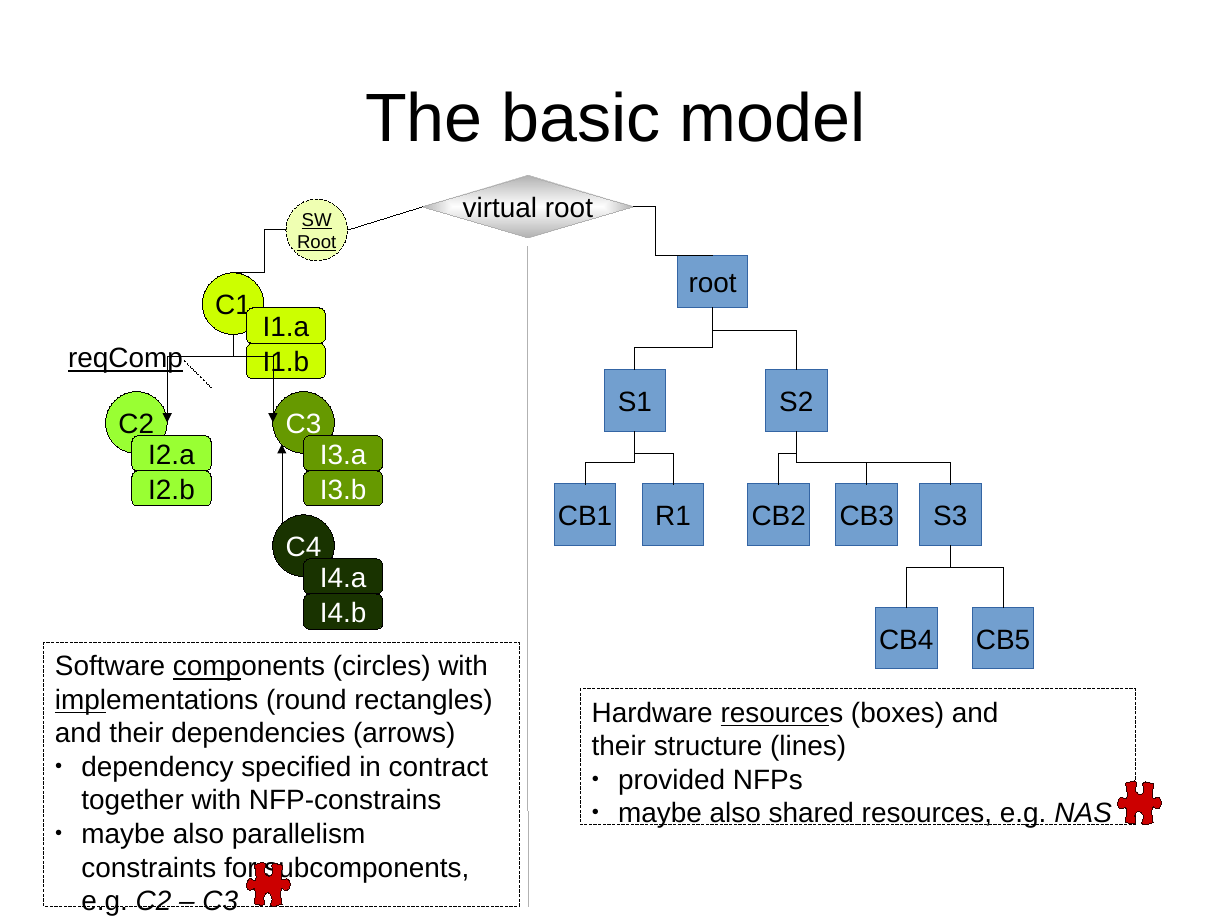
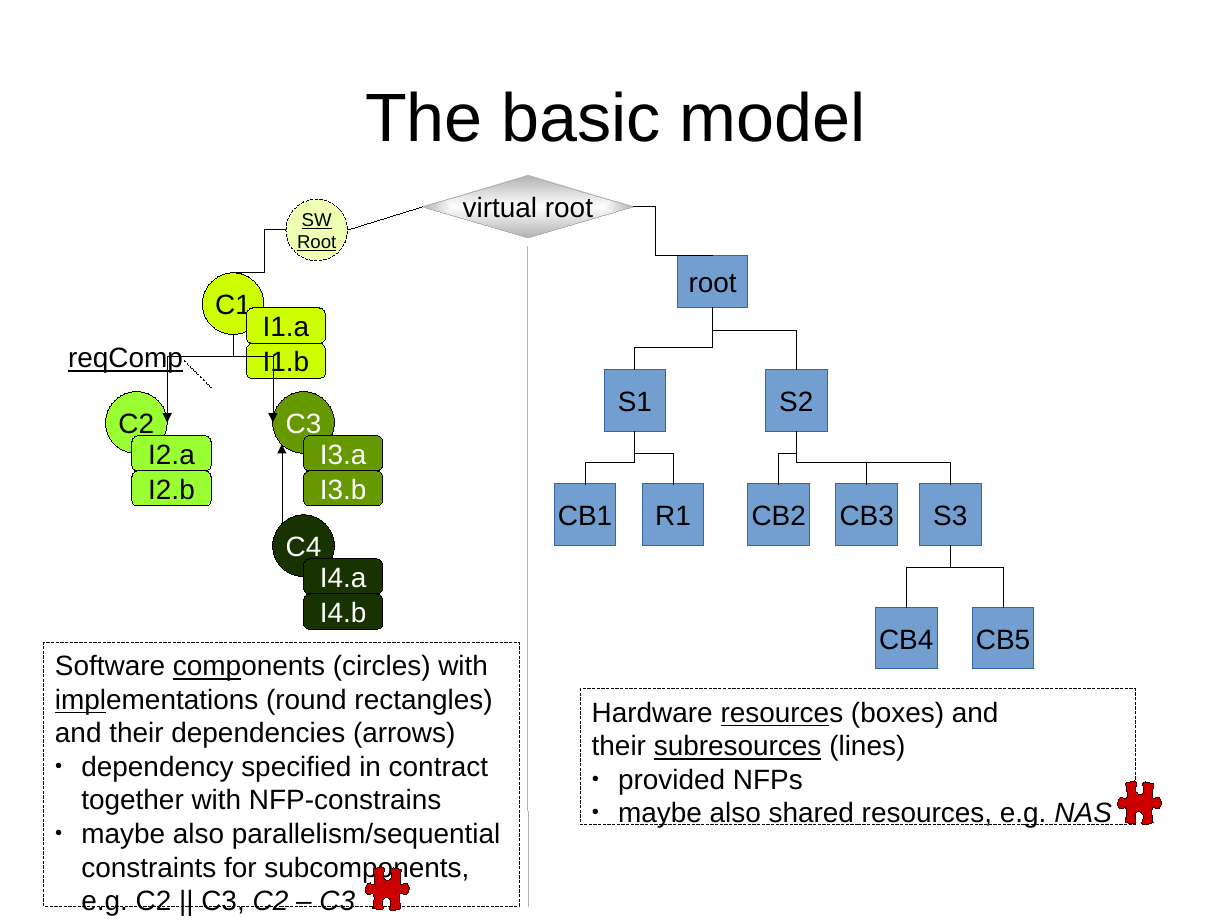
Before and after one commit to rene-schoene/racr-mquat, a slide deck: slide 2 of doc/the-model.odp. Drawn at 1232x924 pixels with LibreOffice and Linux fonts; fonts in the diff are those of the drawing. Boxes give left, top, right and bottom in pixels: in the first picture for what was removed or moved away, otherwise in the second. Text is boxed around its words. In the diff, an @@ line names an element or a change of style, - is before the commit and + after.

```diff
--- a/doc/the-model.odp
+++ b/doc/the-model.odp
@@ text in rectangle at box(592, 734, 905, 760): text changed @@
-their structure (lines)
+their subresources (lines)
@@ text in rectangle at box(81, 822, 501, 915): text changed @@
-● maybe also parallelism
-  constraints for subcomponents,
-  e.g. C2 – C3
+● maybe also parallelism/sequential
+  constraints for subcomponents,
+  e.g. C2 || C3, C2 – C3
@@ freeform shape: place and size @@
-freeform shape at box(246, 863, 290, 907)
+freeform shape at box(366, 868, 409, 911)
```
Also in this commit, not shown: 5 other slides changed, 5 slides added.
